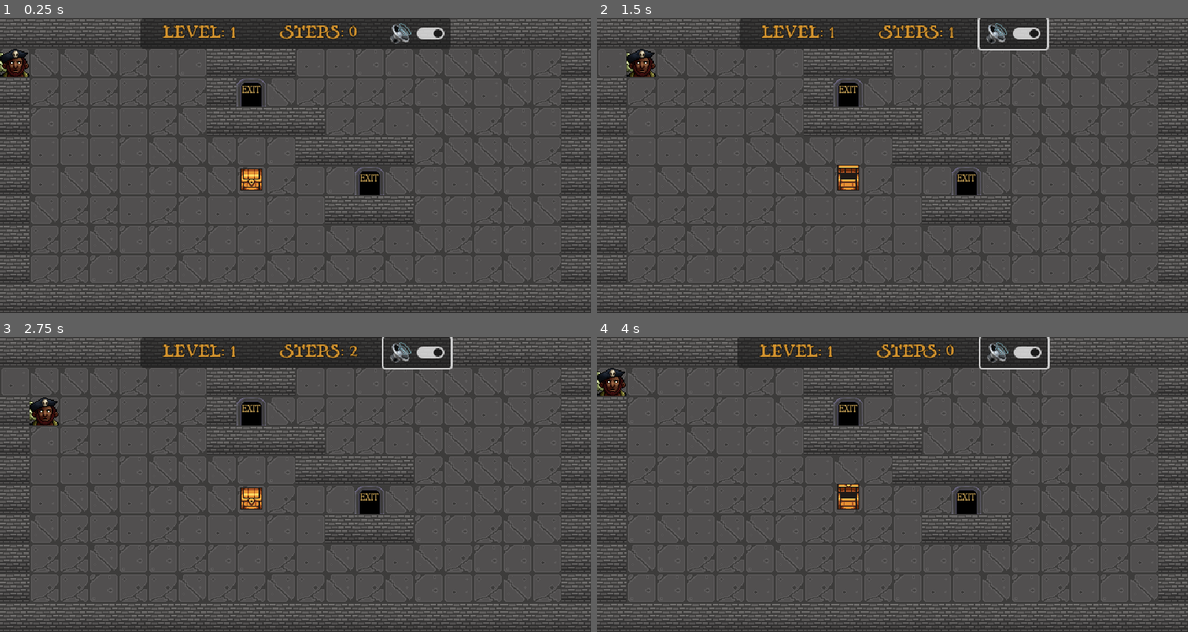
Above: before the commit, frames 1-4 (two rows, left to right).
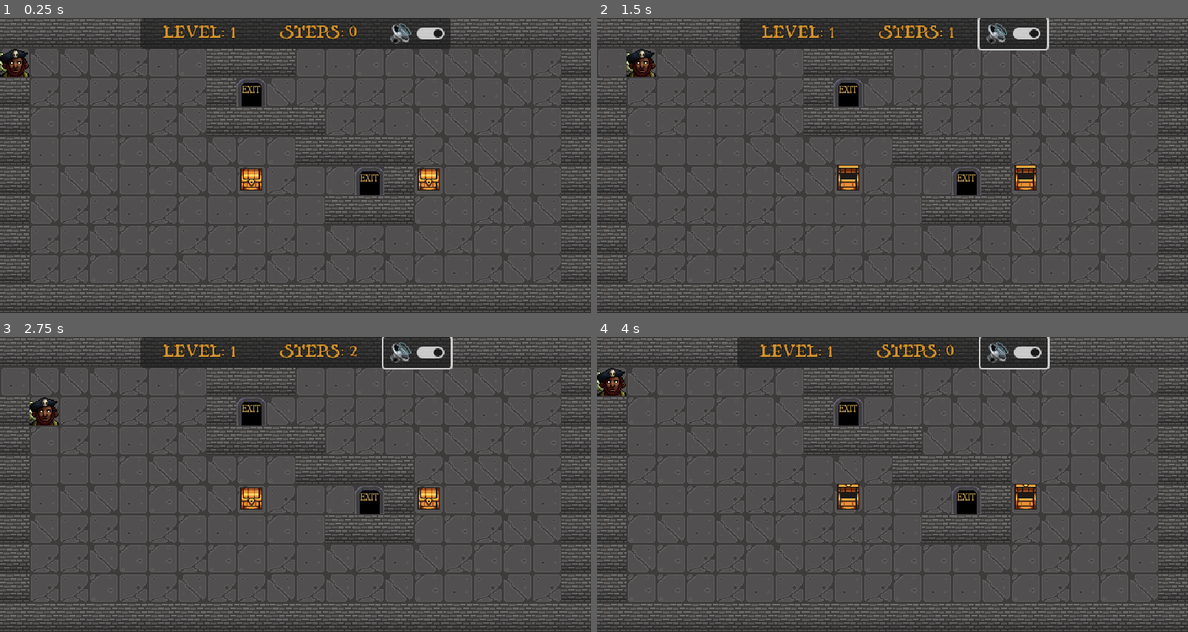
Above: after the commit, the same moments.

Repository: rdoetjes/pirateban
Game: Godot game, scene res://Game.tscn
The game is run twice, just before and just after one commit, with the same random seed, the same clock (stepped at 60 frames per second) and the same inputs.
Inputs (mouse positions are in pixels of both pictures, inside the frame that each line leads up to):
- Up to frame 1 (0.25 s): no input
- Up to frame 2 (1.5 s): click (1016, 32) at 0.5 s; tap Enter at 1.25 s; hold Right (ui_right) from 1.28 s (still down)
- Up to frame 3 (2.75 s): release Right (ui_right) at 2.03 s; hold Down (ui_down) from 2.03 s (still down)
- Up to frame 4 (4 s): tap R (restart) at 2.75, 3.5 s; release Down (ui_down) at 2.78 s; hold Right (ui_right) 2.78-3.53 s; hold Up (ui_up) from 3.53 s (still down)

The runs differ from the first frame. In frame 1, 0.5% of the frame differs, in the area x 65-75%, y 50-60%; in frame 2, 0.5%; in frame 3, 0.5%; in frame 4, 0.5%, in the area x 65-75%, y 49-60%.

Commit message:
found issue moving craes

Diff:
--- a/Game.gd
+++ b/Game.gd
@@ -4,8 +4,8 @@
 static var steps: int = 0
 static var PlayField: TileMap
 static var Player: CharacterBody2D
-static var TreasureScene: PackedScene = preload("res://Treasure.tscn")
-static var DoorScene: PackedScene = preload("res://Door.tscn")
+var TreasureScene: PackedScene = preload("res://Treasure.tscn")
+var DoorScene: PackedScene = preload("res://Door.tscn")
 
 func check_level_files() -> FileAccess:
 	#iterate down the levels, when a level file can't be found to find the last level
@@ -49,7 +49,7 @@
 					add_child(Door)
 				"T":
 					PlayField.set_cell(0, Vector2i(x, y), 0, empty_tiles.pick_random())
-					var Treasure = TreasureScene.instantiate()
+					var Treasure =  TreasureScene.instantiate()
 					Treasure.name = "Treasure"+str(x)+"_"+str(y)
 					Treasure.set_grid_position(Vector2i(x, y), false)
 					add_child(Treasure)
--- a/Treasure.gd
+++ b/Treasure.gd
@@ -2,8 +2,8 @@
 
 class_name  Treasure
 
-static var grid_pos: Vector2i
-static var ray: RayCast2D
+var grid_pos: Vector2i
+var ray: RayCast2D
 
 # Called when the node enters the scene tree for the first time.
 func _ready():
--- a/Treasure.tscn
+++ b/Treasure.tscn
@@ -50,6 +50,9 @@
 script = ExtResource("1_pqrv6")
 metadata/_edit_group_ = true
 
+[node name="RayCast2D" type="RayCast2D" parent="."]
+target_position = Vector2(0, 32)
+
 [node name="CollisionShape2D" type="CollisionShape2D" parent="."]
 position = Vector2(0, -1)
 shape = SubResource("RectangleShape2D_qmdnt")
@@ -58,6 +61,3 @@
 position = Vector2(0, -1)
 sprite_frames = SubResource("SpriteFrames_dftmq")
 frame_progress = 0.172407
-
-[node name="RayCast2D" type="RayCast2D" parent="."]
-target_position = Vector2(0, 32)
Not shown, changed: levels/level1.txt
